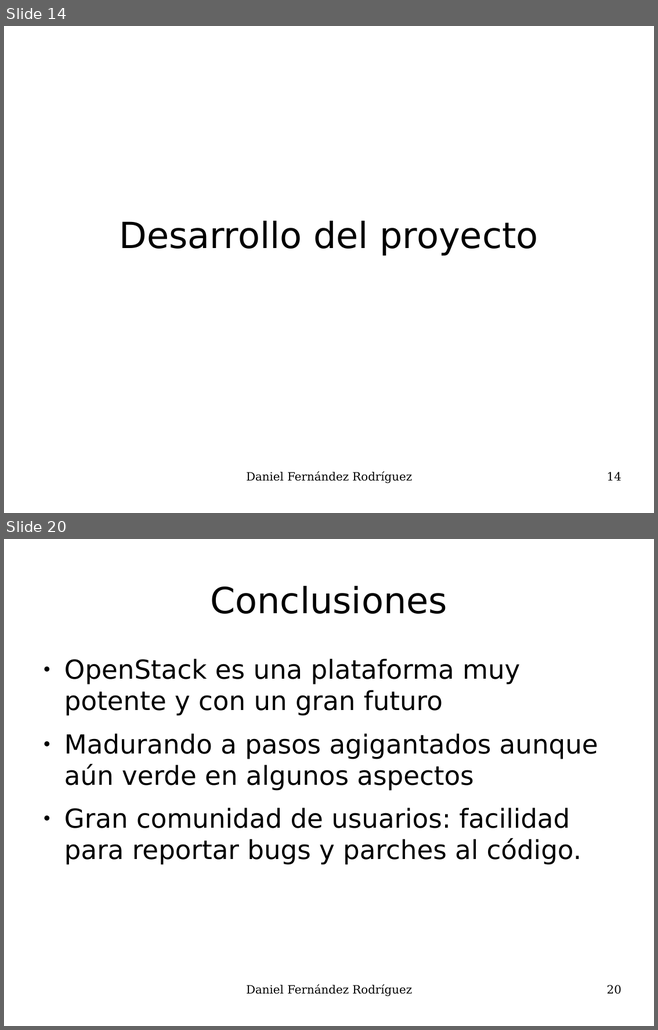
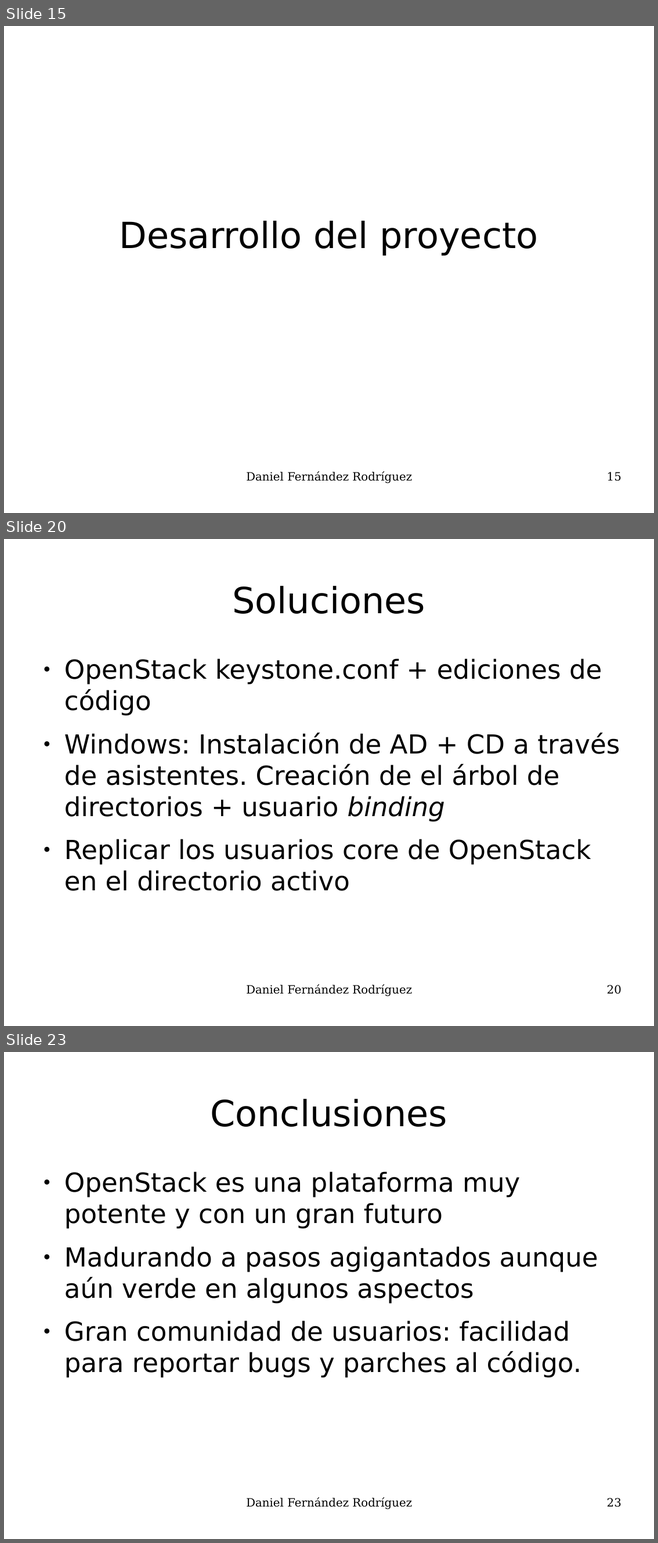
Before and after one commit to UO180222/tfg, a slide deck: docs/presentacion.odp. Shown one above the other, each under a label of ours: slides 14 and 20 before the commit, slides 15, 20 and 23 after it; the slides between them are not shown. The pictures are 658x1030 and 658x1543 pixels, drawn with LibreOffice and Linux fonts; fonts in the diff are those of the drawing. Boxes give left, top, right and bottom in pixels: in the first picture for what was removed or moved away, otherwise in the second. Text is boxed around its words. In the diff, an @@ line names an element or a change of style, - is before the commit and + after.

```diff
--- a/docs/presentacion.odp
+++ b/docs/presentacion.odp
@@ slide 20 added at box(4, 539, 654, 1026), background #FFFFFF @@
@@ title added at box(232, 585, 425, 614), 44 pt, text #000000 @@
+Soluciones
@@ text added at box(64, 658, 619, 891), 32 pt, text #000000 @@
+● OpenStack keystone.conf + ediciones de código
+● Windows: Instalación de AD + CD a través de asistentes. Creación de el árbol de directorios + usuario binding
+● Replicar los usuarios core de OpenStack en el directorio activo
@@ text added at box(246, 985, 412, 997), 14 pt, text #000000 @@
+Daniel Fernández Rodríguez
@@ page number added at box(607, 985, 621, 994), 14 pt, text #000000 @@
+20
@@ what was slide 14 is now slide 15 @@
@@ page number at box(607, 472, 621, 481): text changed @@
-14
+15
@@ what was slide 20 is now slide 23 @@
@@ page number at box(607, 1498, 621, 1507): text changed @@
-20
+23
```
Also in this commit, not shown: 15 slides changed, 2 other slides added, 44 other files.
